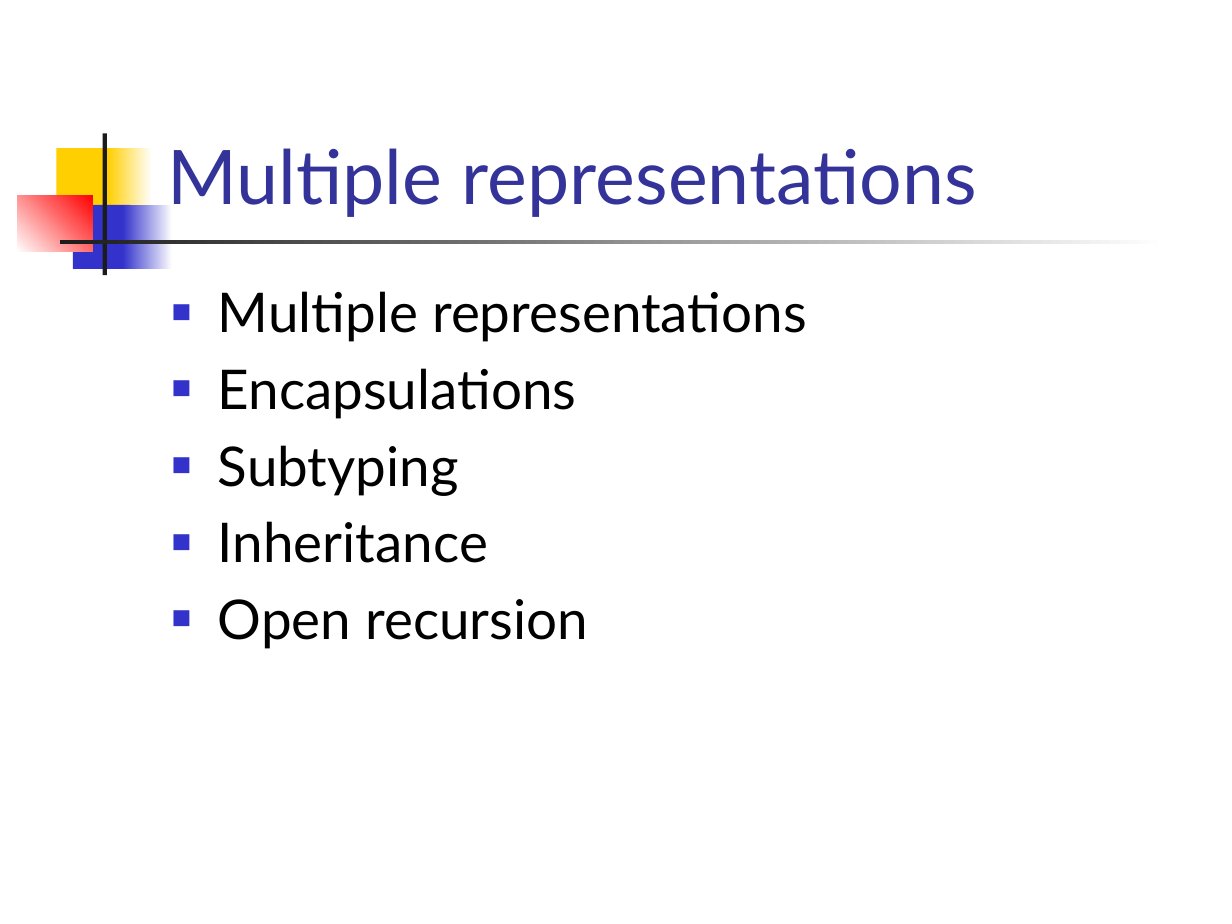
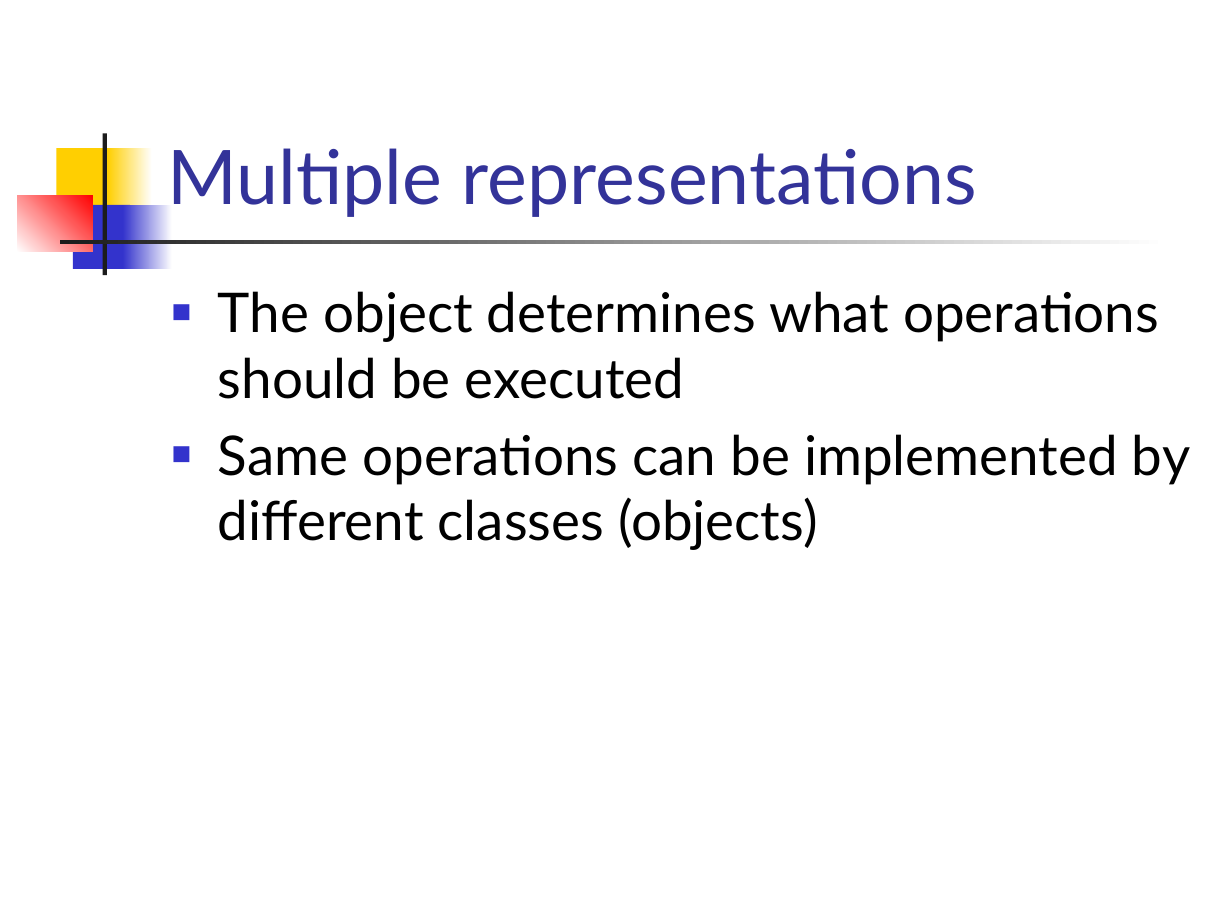
Before and after one commit to csslab-ustc/csslab-ustc.github.io, a slide deck: slide 6 of courses/popl/slides/lec15-imperative-objects.pptx. Drawn at 1232x924 pixels with LibreOffice and Linux fonts; fonts in the diff are those of the drawing. Boxes give left, top, right and bottom in pixels: in the first picture for what was removed or moved away, otherwise in the second. Text is boxed around its words. In the diff, an @@ line names an element or a change of style, - is before the commit and + after.

```diff
--- a/courses/popl/slides/lec15-imperative-objects.pptx
+++ b/courses/popl/slides/lec15-imperative-objects.pptx
@@ text at bbox=[218, 291, 1190, 550]: text changed @@
-■ Multiple representations
-■ Encapsulations
-■ Subtyping
-■ Inheritance
-■ Open recursion
+■ The object determines what operations should be executed
+■ Same operations can be implemented by different classes (objects)
```
Also in this commit, not shown: 2 other slides changed, 24 slides added, 2 slides removed, 2 other files.
